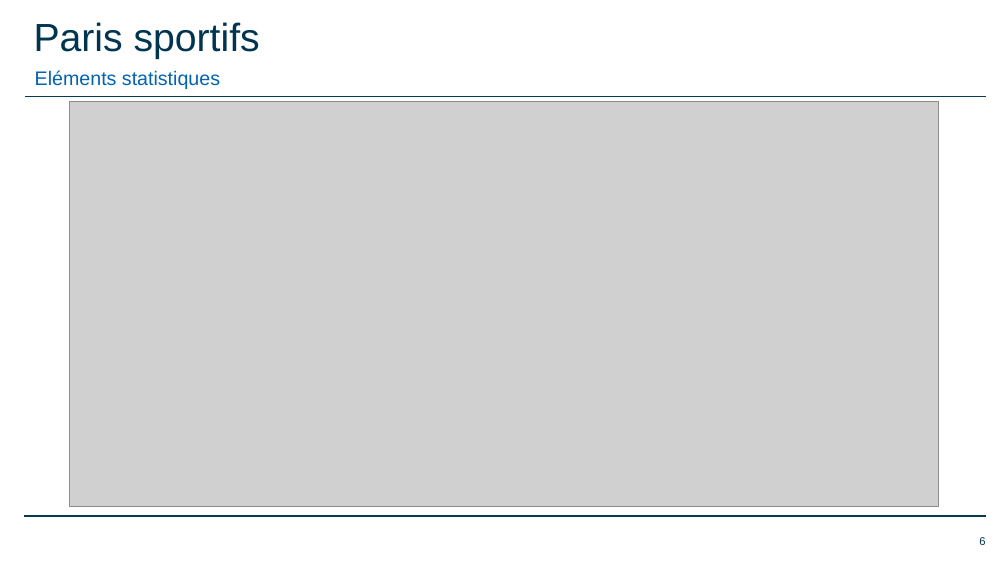
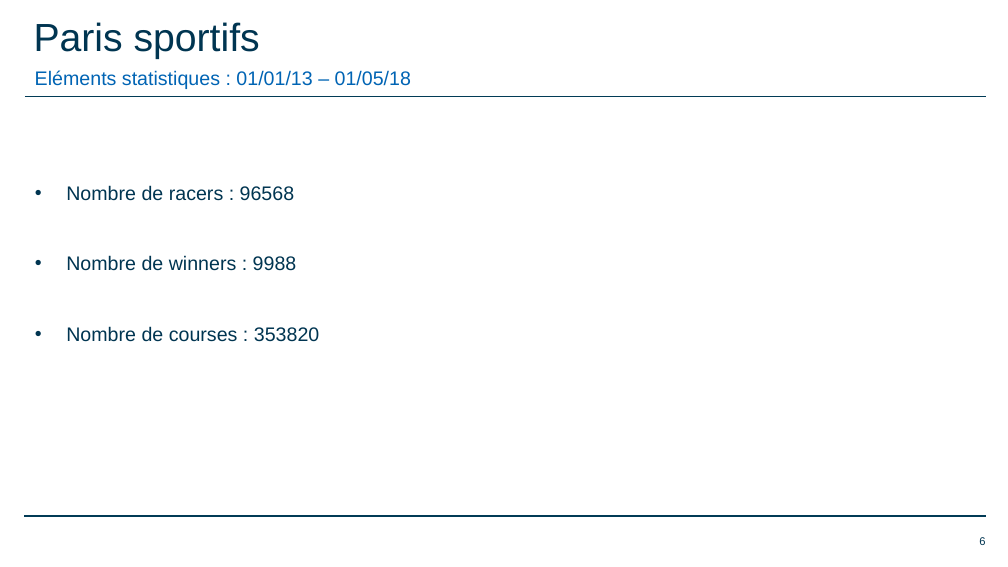
Before and after one commit to romainfd/-XFinance-Sports-bets, a slide deck: slide 6 of Présentations/2018.05.22 Présentation XFinance16.pptx. Drawn at 1008x567 pixels with LibreOffice and Linux fonts; fonts in the diff are those of the drawing; grey boxes stand for pictures; background and template pictures are left out. Boxes give left, top, right and bottom in pixels: in the first picture for what was removed or moved away, otherwise in the second. Text is boxed around its words. In the diff, an @@ line names an element or a change of style, - is before the commit and + after.

```diff
--- a/Présentations/2018.05.22 Présentation XFinance16.pptx
+++ b/Présentations/2018.05.22 Présentation XFinance16.pptx
@@ text at (x1=35, y1=70, x2=411, y2=89): text changed @@
-Eléments statistiques
+Eléments statistiques : 01/01/13 – 01/05/18
@@ picture removed at (x1=70, y1=102, x2=939, y2=506) @@
@@ text added at (x1=66, y1=185, x2=320, y2=342), 14 pt, text #003551 @@
+• Nombre de racers : 96568
+• Nombre de winners : 9988
+• Nombre de courses : 353820
```
Also in this commit, not shown: 4 other slides changed, 1 slide added, 4 other files.
